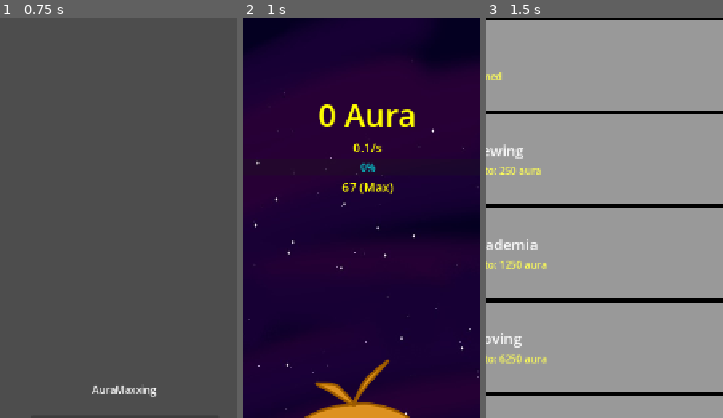
Above: before the commit, frames 1-3 (left to right).
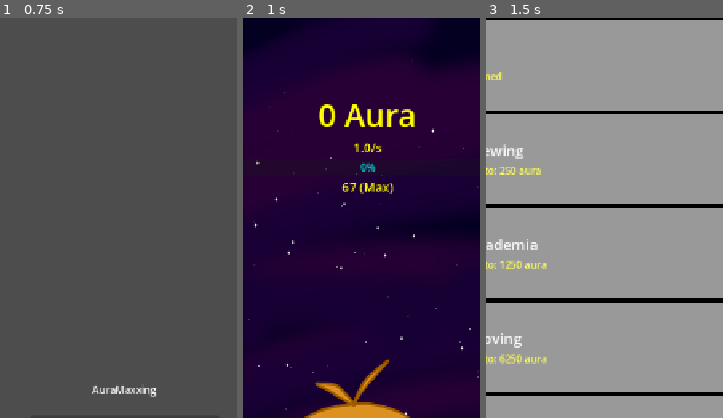
Above: after the commit, the same moments.

Repository: ardszsantos/amax
Game: Godot game, scene res://scenes/menu.tscn
Two runs of this game, one before a commit and one after it. Both use one fixed random seed, a clock stepped at 60 frames per second and the inputs below.
Inputs (mouse positions are % of the whole screen's width and height, from its top left):
- Up to frame 1 (0.75 s): click "Novo jogo" at 0.5 s
- Up to frame 2 (1 s): no input
- Up to frame 3 (1.5 s): click (93, 43) at 1.25 s
The pictures show only the part of the screen within x 24-74%, y 0-50%; the shares and areas given below are measured in that part.

Frame 1 is identical in both runs. In frame 2, less than 0.1% of the frame differs, in the area x 45-55%, y 31-34%; in frame 3, nothing differs.

Commit message:
changed some values

Diff:
--- a/scripts/item_upgrade.gd
+++ b/scripts/item_upgrade.gd
@@ -26,8 +26,6 @@
 		main.aura -= cost
 		level += 1
 		# NÃO MEXER (fórmula): a cada nível o preço sobe.
-		# O 1.5 é o quanto encarece por nível (1.5 = +50% por nível).
-		# >>> Se quiser deixar o jogo mais caro/barato, mude SÓ o número 1.5.
-		cost = int(base_cost * pow(1.5, level))
+		cost = int(base_cost * pow(1.3, level))
 		return true
 	return false
--- a/scripts/main.gd
+++ b/scripts/main.gd
@@ -48,7 +48,7 @@
 	#     - CLIQUES_PRA_AVANCAR: quantos cliques pra passar pro próximo item.
 	# ============================================================
 	items = [
-		Item.new("67", 1.0, 0.1, 20, preload("res://assets/ui/cr7.jpg")),
+		Item.new("67", 0.143, 1, 20, preload("res://assets/ui/cr7.jpg")),
 		Item.new("Mewing", 5.0, 0.5, 20, preload("res://assets/ui/mewing.png")),
 		Item.new("Academia", 25.0, 2.5, 20),
 		Item.new("Gloving", 125.0, 12.5, 20),
@@ -72,8 +72,8 @@
 	#     - BONUS: quanto cada nível soma.
 	#     - TIPO: "click" soma na aura por clique | "passive" soma no ganho por segundo.
 	# ============================================================
-	items[0].add_upgrade(ItemUpgrade.new("Click Boost", 10, 0.5, "click"))
-	items[0].add_upgrade(ItemUpgrade.new("Passive Gain", 15, 0.05, "passive"))
+	items[0].add_upgrade(ItemUpgrade.new("Click Boost", 10, 0.143, "click"))
+	items[0].add_upgrade(ItemUpgrade.new("Passive Gain", 15, 1, "passive"))
 
 	items[1].add_upgrade(ItemUpgrade.new("Click Boost", 50, 2.0, "click"))
 	items[1].add_upgrade(ItemUpgrade.new("Passive Gain", 75, 0.25, "passive"))
Not shown, added: scenes/main.tscn7766463313.tmp
Not shown, added: scenes/main.tscn7772709767.tmp
